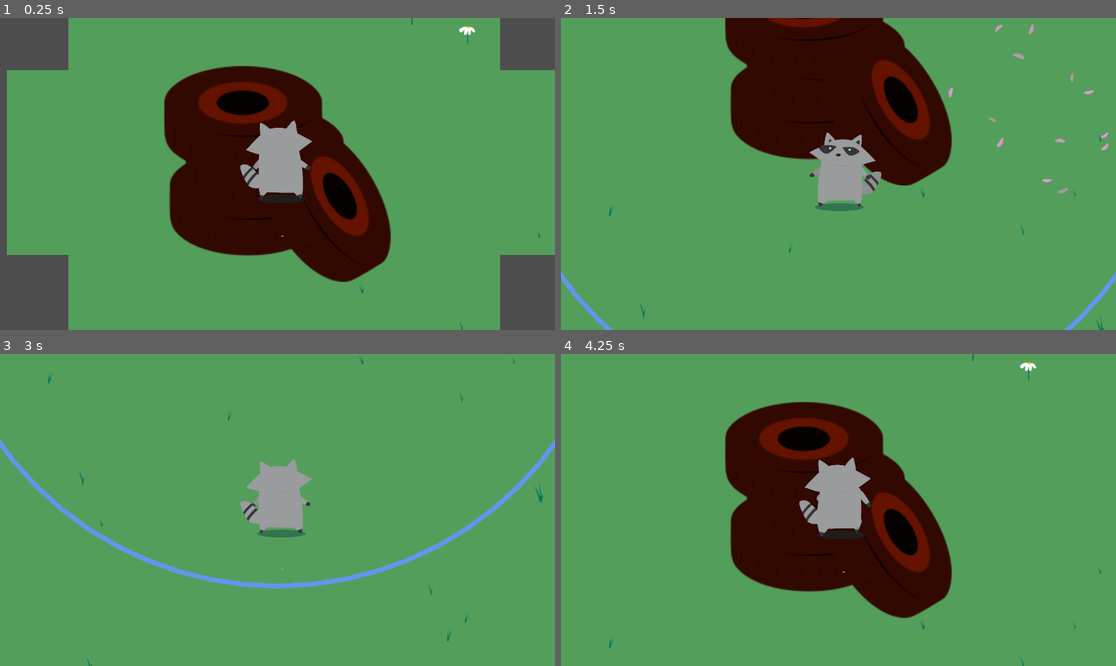
Above: before the commit, frames 1-4 (two rows, left to right).
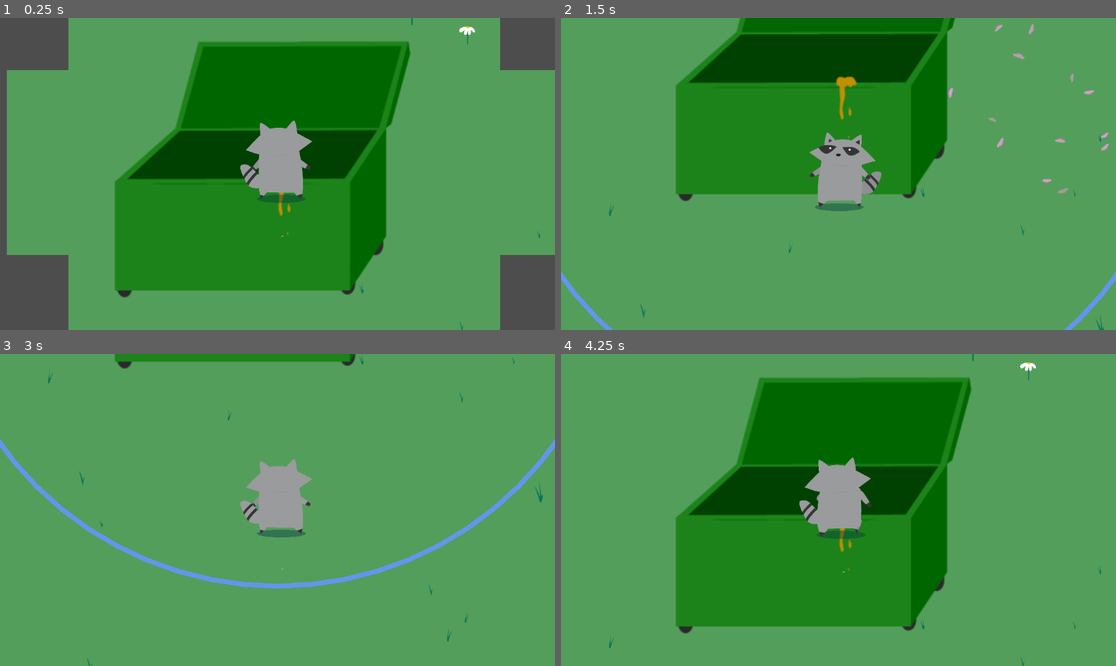
Above: after the commit, the same moments.

Repository: Lu-ni/upsi-jam-6
Game: Godot game, scene res://scenes/World.tscn
Two runs of this game, one before a commit and one after it. Both use one fixed random seed, a clock stepped at 60 frames per second and the inputs below. The engine's default icon, where the game draws it, is replaced by a stand-in: a white triangle on a blue panel in a dark square.
Inputs (mouse positions are in pixels of both pictures, inside the frame that each line leads up to):
- Up to frame 1 (0.25 s): no input
- Up to frame 2 (1.5 s): tap Enter at 0.5 s; move the mouse to (960, 158) at 0.52 s; hold Right (shop_right) 0.53-1.28 s; tap E (petals) at 0.6 s; tap Down (shop_buy) at 0.77 s; move the mouse to (727, 189) at 1.27 s; hold S (ui_down) from 1.28 s (still down); tap O at 1.35 s
- Up to frame 3 (3 s): tap Down (shop_buy) at 1.52 s; move the mouse to (333, 441) at 2.02 s; release S (ui_down) at 2.03 s; hold Right (shop_right) 2.03-2.78 s; tap P at 2.1 s; move the mouse to (249, 572) at 2.77 s; hold W (ui_up) from 2.78 s (still down); tap X at 2.85 s
- Up to frame 4 (4.25 s): tap Down (shop_buy) at 3.02, 3.77 s; move the mouse to (1005, 556) at 3.52 s; release W (ui_up) at 3.53 s; hold Left (shop_left) from 3.53 s (still down); tap R at 3.6 s

The runs differ from the first frame. In frame 1, 34% of the frame differs, in the area x 20-74%, y 7-90%; in frame 2, 25%; in frame 3, 1.1%; in frame 4, 34%.

Commit message:
Trash bin update

Diff:
--- a/globals/GameInfo.gd
+++ b/globals/GameInfo.gd
@@ -2,8 +2,8 @@
 
 var max_time: float = 3 * 60 * 1000 #ms
 var max_inventory: float = 3 # random idea
-var une_ligne_de_code: int = 0
 var throw_trash_time: int = 1000
+var amount_of_trash_collected: int = 0
 #var thing_idk
 
 var time_used: float = 0
--- a/globals/Signals.gd
+++ b/globals/Signals.gd
@@ -6,3 +6,4 @@
 signal throw (item: Item)
 signal times_up
 signal trash_added
+signal trash_removed
--- a/scenes/HeapOfGarbage.tscn
+++ b/scenes/HeapOfGarbage.tscn
@@ -1,14 +1,15 @@
 [gd_scene format=3 uid="uid://cxmshivhhmjok"]
 
 [ext_resource type="Script" uid="uid://cv6ffmclkd5as" path="res://scripts/heap_of_garbage.gd" id="1_t85yp"]
-[ext_resource type="Texture2D" uid="uid://b5k2074niy61w" path="res://assets/sprites/items-and-more/tires4.svg" id="2_t85yp"]
+[ext_resource type="Texture2D" uid="uid://bjqu23rdcmm5g" path="res://assets/sprites/bin-sprite-sheet.png" id="3_p8a1b"]
 
 [node name="HeapOfGarbage" type="Node2D" unique_id=1990489062 groups=["garbage_pile"]]
 script = ExtResource("1_t85yp")
 pickup_range = 354
 
-[node name="Sprite2D" type="Sprite2D" parent="." unique_id=1134839819]
-modulate = Color(0.7765925, 0.14888993, 9.62615e-08, 1)
-texture = ExtResource("2_t85yp")
+[node name="Sprite2D" type="Sprite2D" parent="." unique_id=410277950]
+texture = ExtResource("3_p8a1b")
+hframes = 4
+vframes = 4
 
 [node name="Node2D" type="Node2D" parent="." unique_id=360328542]
--- a/scripts/heap_of_garbage.gd
+++ b/scripts/heap_of_garbage.gd
@@ -7,10 +7,14 @@
 var player: Node2D
 var bin_pos: Node2D
 var trash: Array[Sprite2D] = []
+var amount_trash_for_next_bin_frame = 1
+var start_frame = 3
+var max_frame = 15
 
 func _ready() -> void:
-	Signals.trash_added.connect(update_size)
-
+	Signals.trash_added.connect(update_bin)
+	Signals.trash_removed.connect(update_bin)
+	update_bin()
 
 func _draw() -> void:
 	draw_circle(Vector2.ZERO, pickup_range, Color.CORNFLOWER_BLUE, false, 5)
@@ -82,9 +86,11 @@
 	tween.tween_callback(on_trash_land)
 
 func on_trash_land():
-	GameInfo.une_ligne_de_code += 1
+	GameInfo.amount_of_trash_collected += 1
 	Signals.trash_added.emit()
 	trash[0].queue_free()
 
-func update_size():
-	scale += Vector2(0.1, 0.1)
+func update_bin():
+	var s: Sprite2D = $Sprite2D
+	var frame_nb: int = start_frame + (GameInfo.amount_of_trash_collected / amount_trash_for_next_bin_frame)
+	s.frame = frame_nb if frame_nb <= max_frame else max_frame
Not shown, added: assets/sprites/bin-sprite-sheet.png.import
Not shown: 1 places in scenes/World.tscn that only renumber resources
Not shown, added: scripts/fog_of_war.gd.uid
